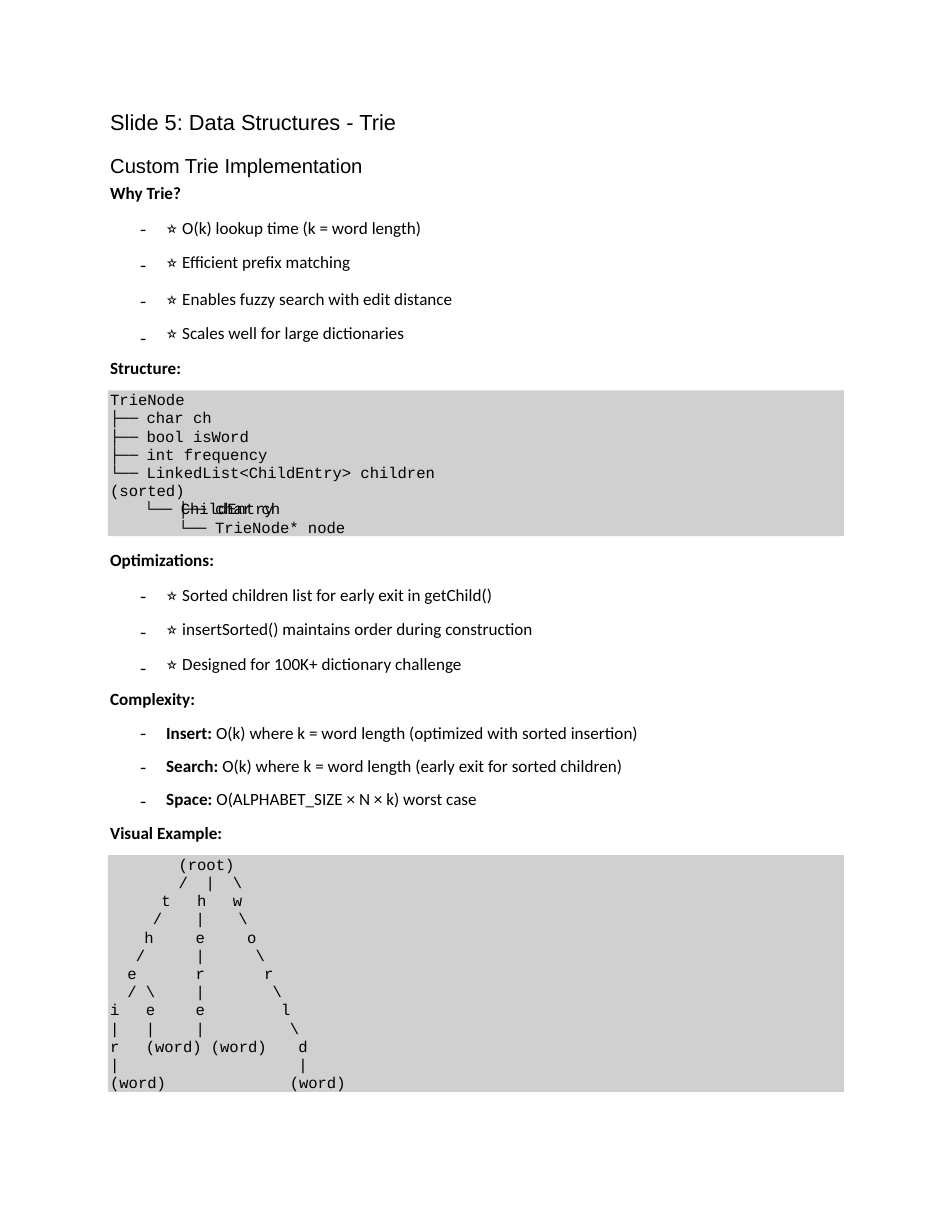
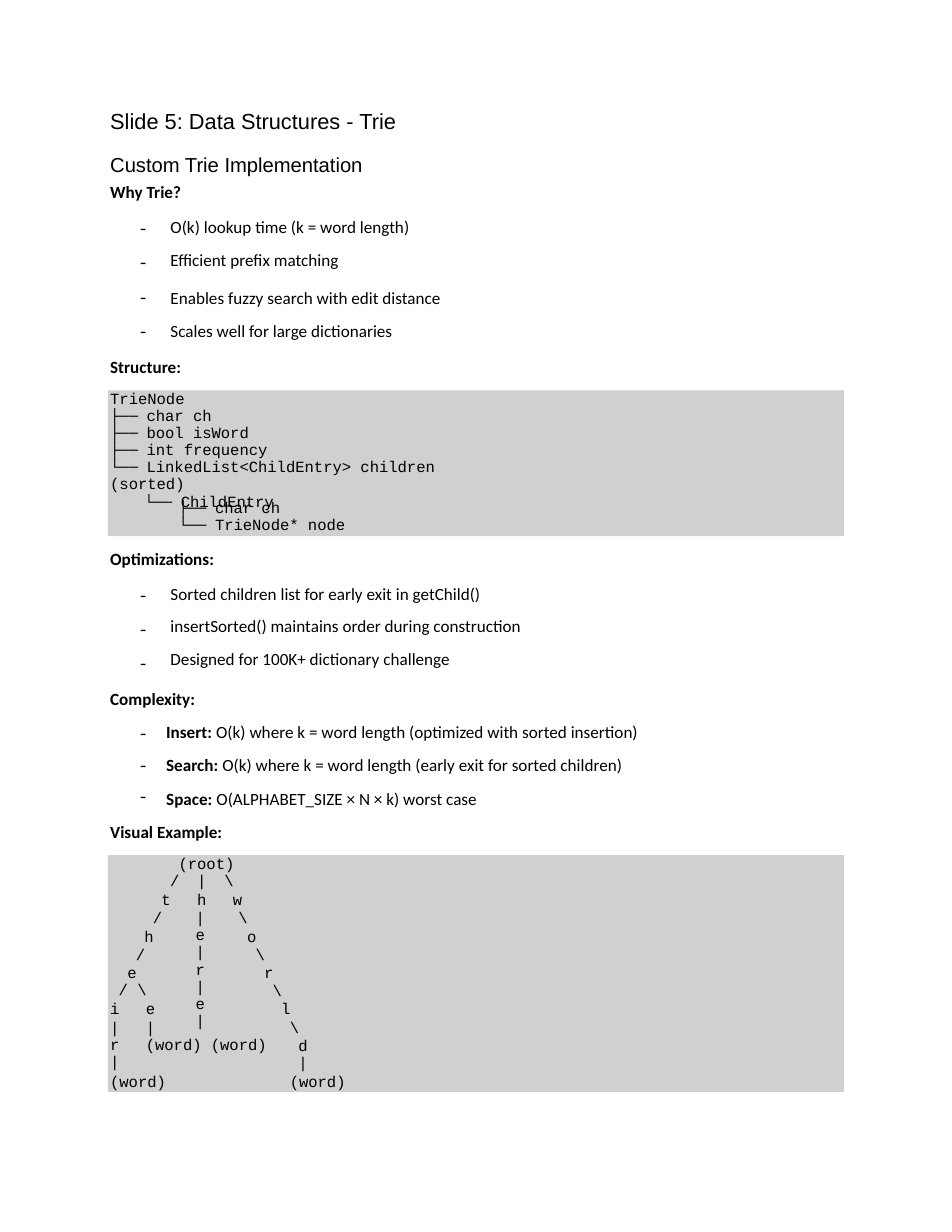
Before and after one commit to KenanOzcakir/Yeditepe-CSE-211-SpringTermProject, a slide deck: slide 4 of docs/presentation.pptx. Drawn at 952x1232 pixels with LibreOffice and Linux fonts; fonts in the diff are those of the drawing; grey boxes stand for pictures. Boxes give left, top, right and bottom in pixels: in the first picture for what was removed or moved away, otherwise in the second. Text is boxed around its words. In the diff, an @@ line names an element or a change of style, - is before the commit and + after.

```diff
--- a/docs/presentation.pptx
+++ b/docs/presentation.pptx
@@ text "-" at [138, 220, 167, 343]: line spacing 12.5pt to 12pt @@
@@ text at [170, 220, 409, 269]: text changed @@
-⭐ O(k) lookup time (k = word length)
-⭐ Efficient prefix matching
+O(k) lookup time (k = word length)
+Efficient prefix matching
@@ text at [170, 292, 440, 340]: text changed @@
-⭐ Enables fuzzy search with edit distance
-⭐ Scales well for large dictionaries
+Enables fuzzy search with edit distance
+Scales well for large dictionaries
@@ text "TrieNode" at [110, 392, 434, 512]: line spacing 11.7pt to 11pt; indent changed @@
@@ text "-" at [138, 586, 167, 674]: line spacing 12.5pt to 12pt @@
@@ text at [170, 587, 520, 668]: text changed @@
-⭐ Sorted children list for early exit in getChild()
-⭐ insertSorted() maintains order during construction
-⭐ Designed for 100K+ dictionary challenge
+Sorted children list for early exit in getChild()
+insertSorted() maintains order during construction
+Designed for 100K+ dictionary challenge
@@ text "-" at [138, 724, 167, 808]: line spacing 12.5pt to 12pt; less space between paragraphs @@
@@ text "(root)" at [179, 857, 235, 873]: indent changed; line spacing 11.7pt to 11pt @@
@@ line spacing 11.7pt to 11pt in 7 elements at [161, 894, 242, 905], [110, 1076, 166, 1093], [290, 1076, 346, 1093], [215, 502, 345, 530], [110, 1038, 267, 1054], [298, 1039, 307, 1051], [196, 931, 205, 1009] @@
@@ text "e" at [127, 969, 136, 978]: indent changed; line spacing 11.7pt to 11pt @@
```
Also in this commit, not shown: 13 other slides changed.
